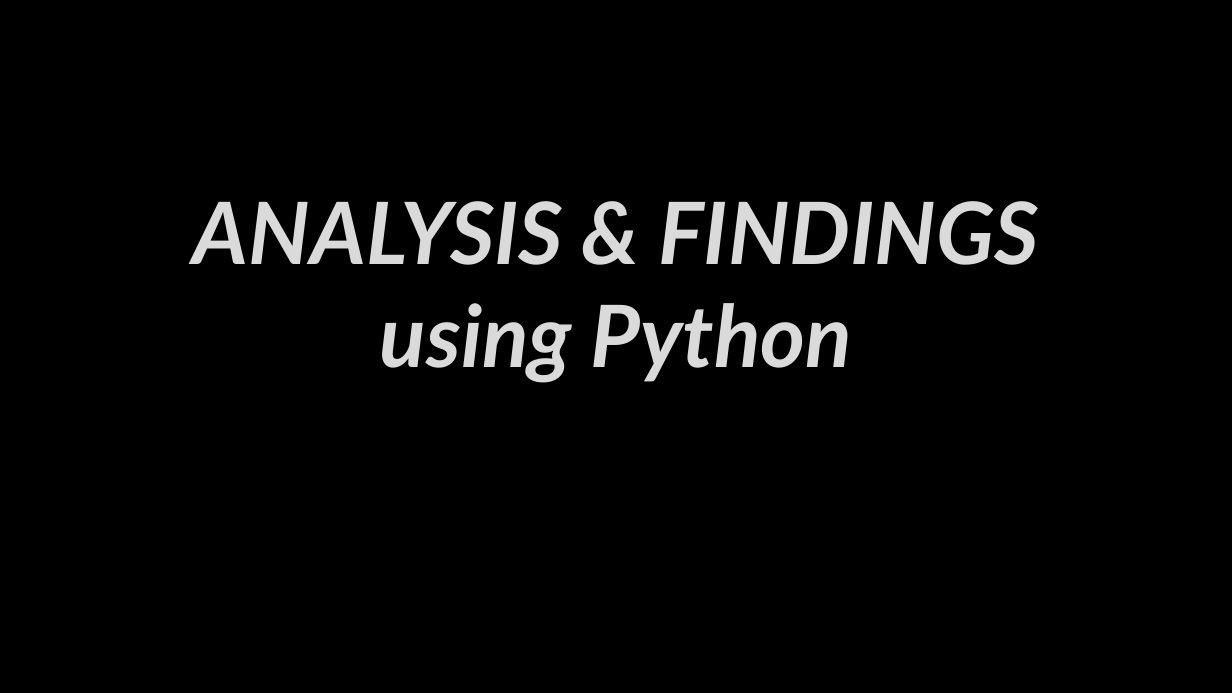
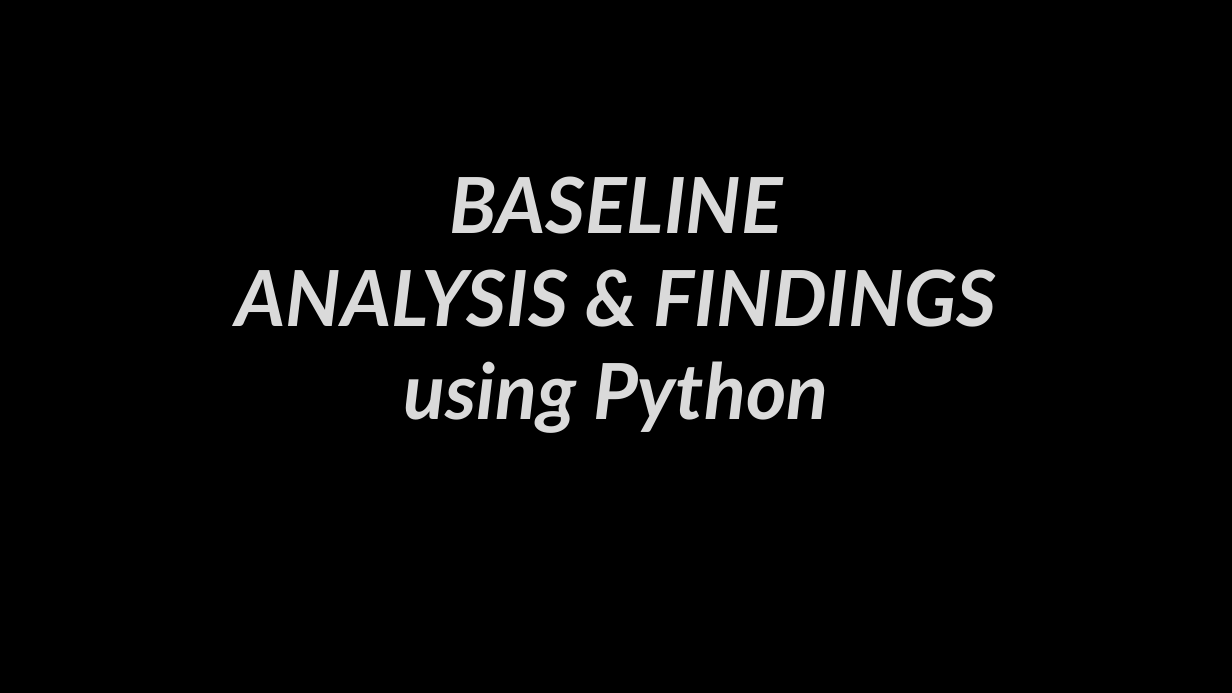
Before and after one commit to mgmboyd/DA-Capstone-Project, a slide deck: slide 6 of FINAL CAPSTONE PROJECT FILES/BB Final Capstone Project - PPTX Presentation.pptx (slide 5 before the commit). Drawn at 1232x693 pixels with LibreOffice and Linux fonts; fonts in the diff are those of the drawing; background and template pictures are left out. Boxes give left, top, right and bottom in pixels: in the first picture for what was removed or moved away, otherwise in the second. Text is boxed around its words. In the diff, an @@ line names an element or a change of style, - is before the commit and + after.

```diff
--- a/FINAL CAPSTONE PROJECT FILES/BB Final Capstone Project - PPTX Presentation.pptx
+++ b/FINAL CAPSTONE PROJECT FILES/BB Final Capstone Project - PPTX Presentation.pptx
@@ title at box(235, 176, 997, 433): text changed; size 67 to 60.3 pt @@
-ANALYSIS & FINDINGS
-using Python
+BASELINE
+ANALYSIS & FINDINGS
+using Python
```
Also in this commit, not shown: 6 other slides changed, 4 slides added, 1 slide removed, 1 other file.
